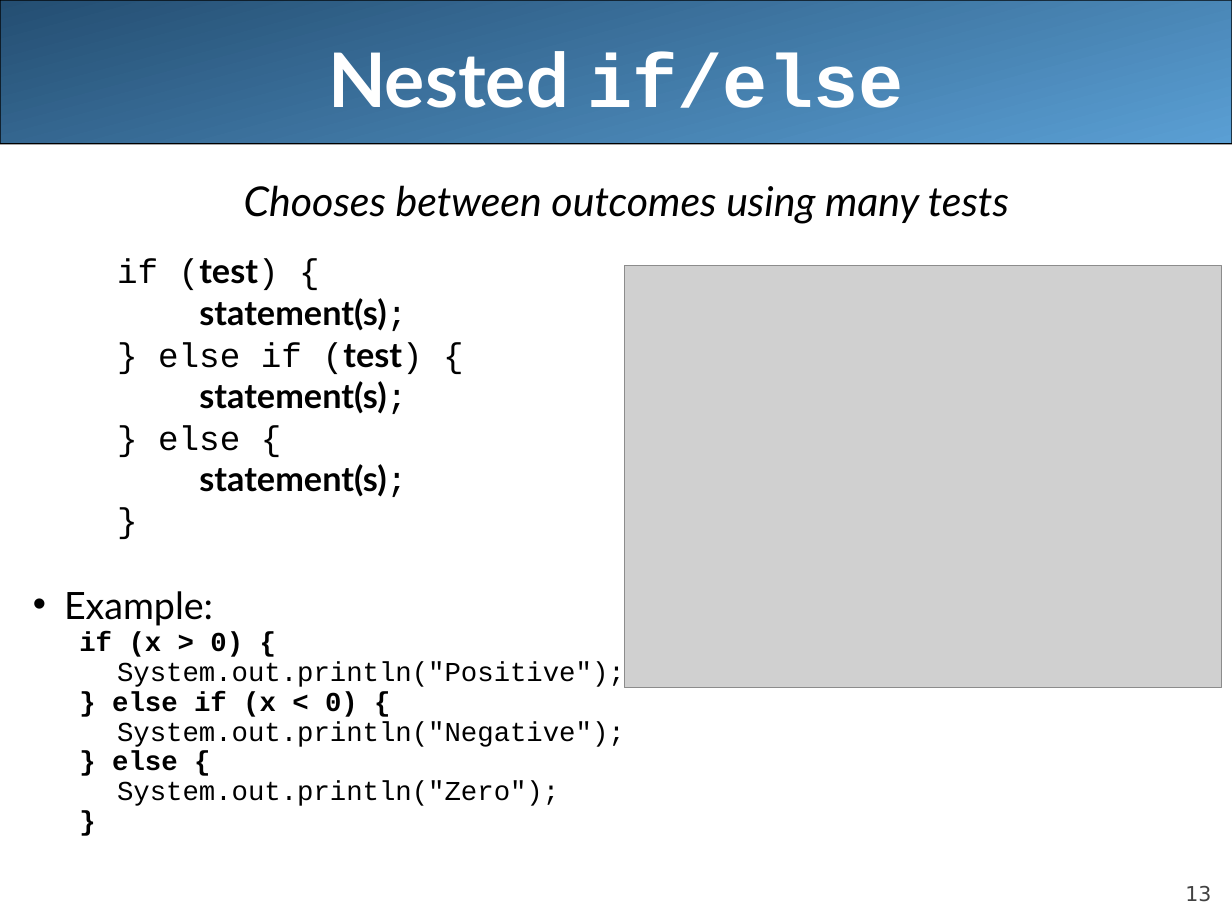
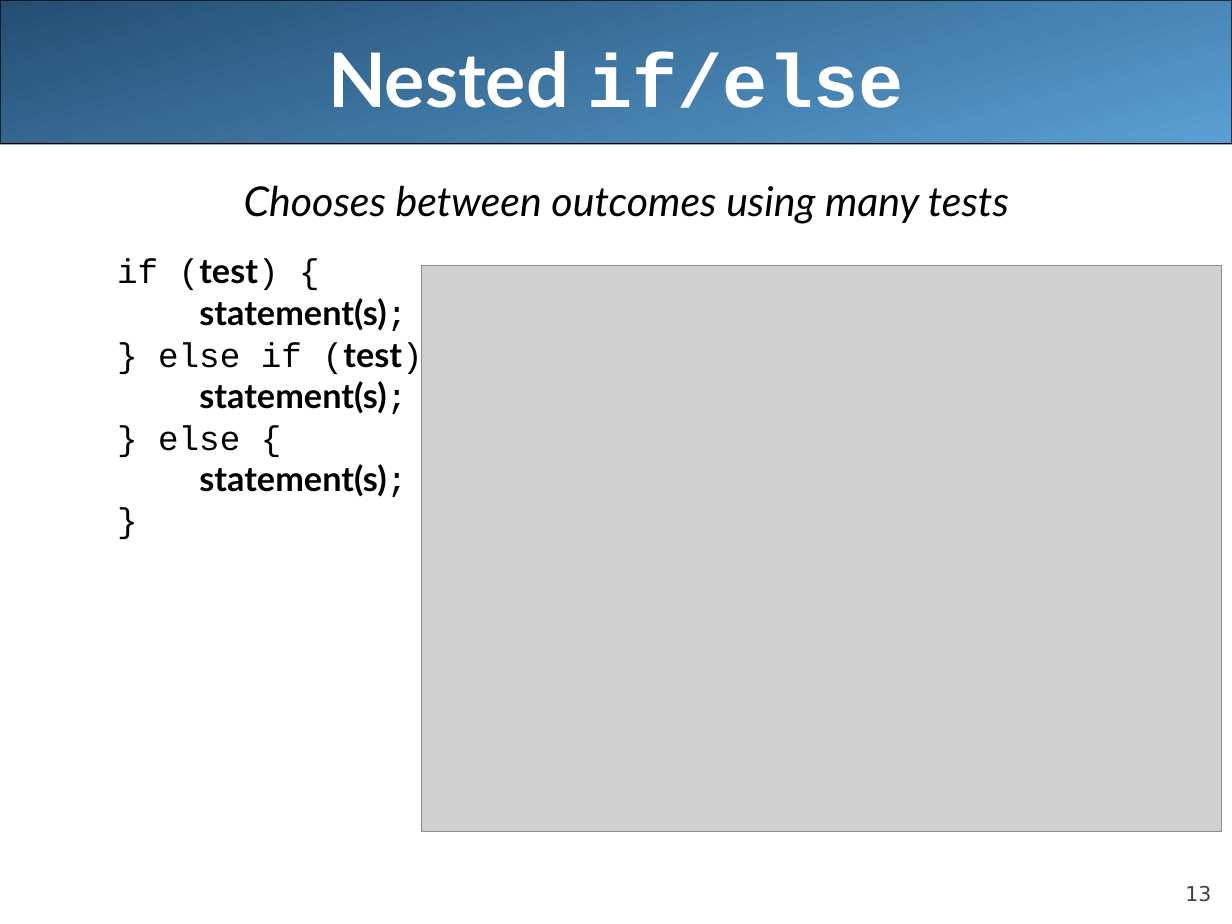
Before and after one commit to LongBaoNguyen/longbaonguyen.github.io, a slide deck: slide 13 of courses/apcsa/lecture8.ppt. Drawn at 1232x924 pixels with LibreOffice and Linux fonts; fonts in the diff are those of the drawing; grey boxes stand for pictures. Boxes give left, top, right and bottom in pixels: in the first picture for what was removed or moved away, otherwise in the second. Text is boxed around its words. In the diff, an @@ line names an element or a change of style, - is before the commit and + after.

```diff
--- a/courses/apcsa/lecture8.ppt
+++ b/courses/apcsa/lecture8.ppt
@@ picture: place and size @@
-picture at bbox=[625, 265, 1222, 687]
+picture at bbox=[421, 265, 1222, 832]
@@ text at bbox=[64, 591, 625, 806]: paragraphs removed @@
-• Example:
-  if (x > 0) {
-  System.out.println("Positive");
-  } else if (x < 0) {
-  System.out.println("Negative");
-  } else {
-  System.out.println("Zero");
-  }
```
Also in this commit, not shown: 2 other slides changed, 4 slides added, 2 other files.
